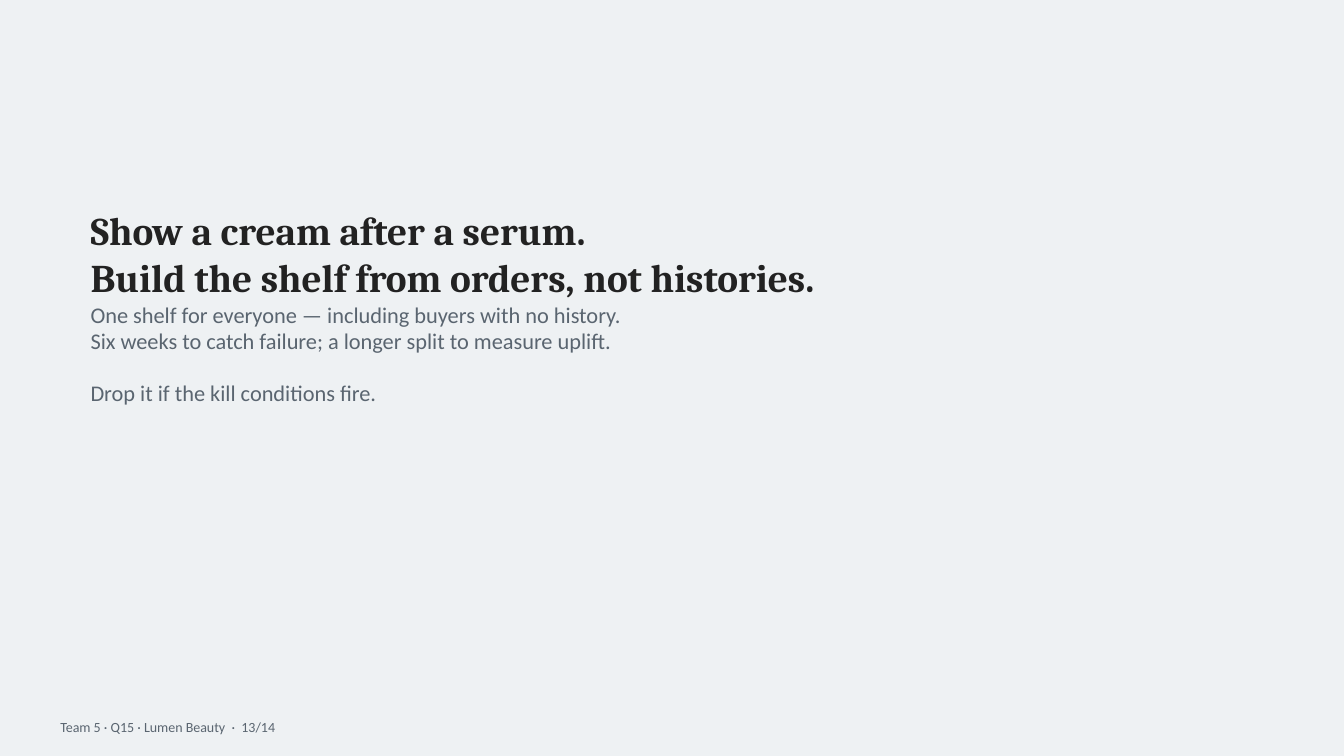
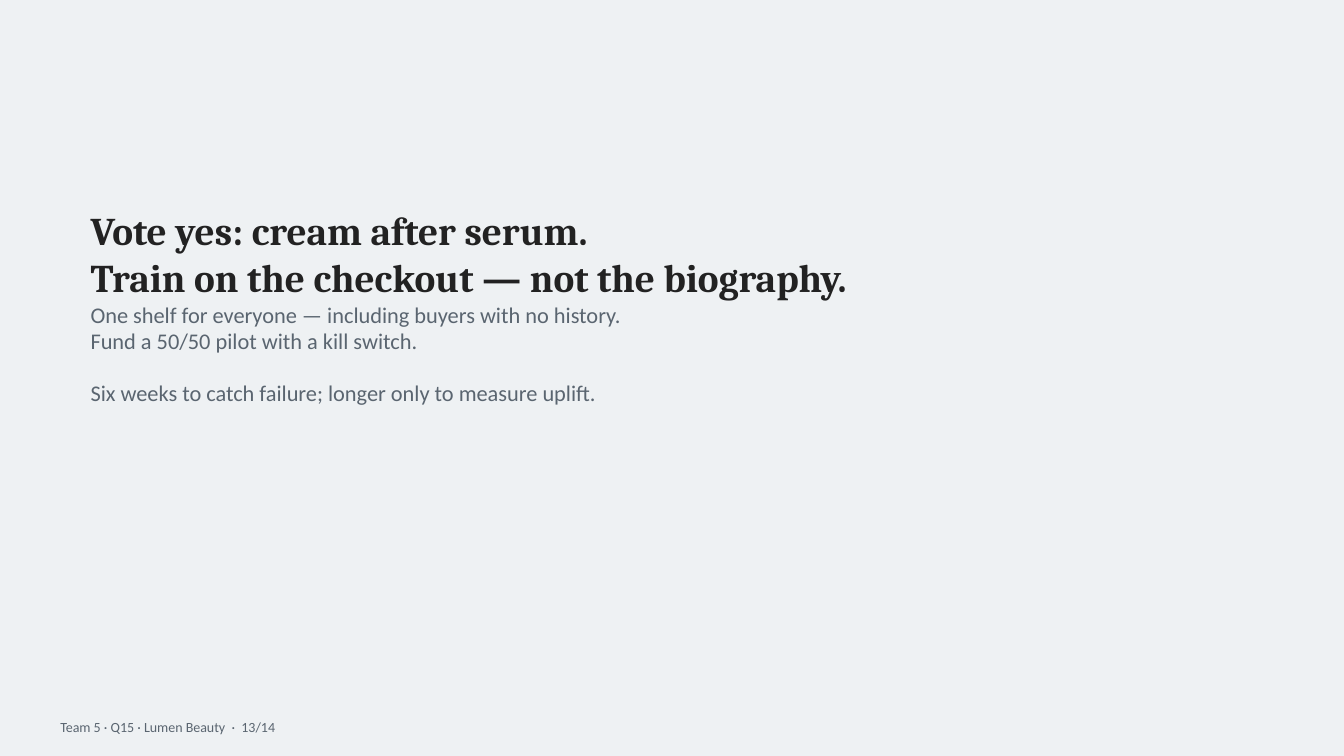
Before and after one commit to N1Rizhka/New-Media-Technology-and-Analytics---Final-Project, a slide deck: slide 13 of deliverables/NMTA_T05_slides.pptx. Drawn at 1344x756 pixels with LibreOffice and Linux fonts; fonts in the diff are those of the drawing. Boxes give left, top, right and bottom in pixels: in the first picture for what was removed or moved away, otherwise in the second. Text is boxed around its words. In the diff, an @@ line names an element or a change of style, - is before the commit and + after.

```diff
--- a/deliverables/NMTA_T05_slides.pptx
+++ b/deliverables/NMTA_T05_slides.pptx
@@ text at bbox=[91, 217, 847, 405]: text changed @@
-Show a cream after a serum.
-Build the shelf from orders, not histories.
-One shelf for everyone — including buyers with no history.
-Six weeks to catch failure; a longer split to measure uplift.
-Drop it if the kill conditions fire.
+Vote yes: cream after serum.
+Train on the checkout — not the biography.
+One shelf for everyone — including buyers with no history.
+Fund a 50/50 pilot with a kill switch.
+Six weeks to catch failure; longer only to measure uplift.
```
Also in this commit, not shown: 3 other slides changed, 5 other files.
